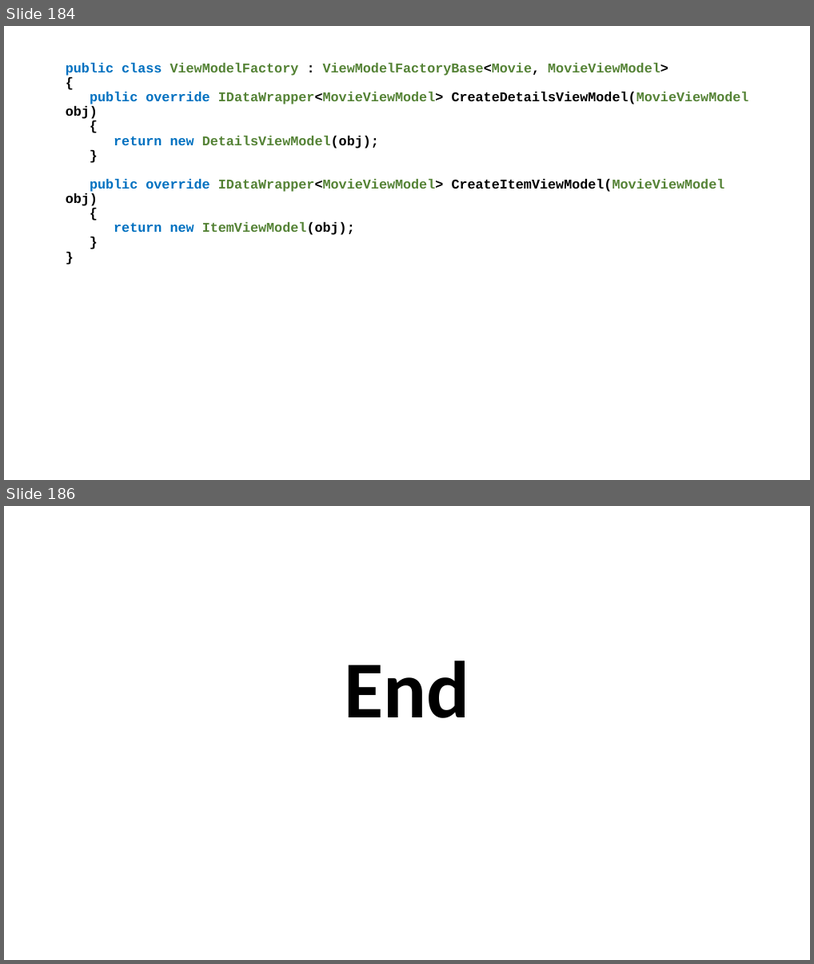
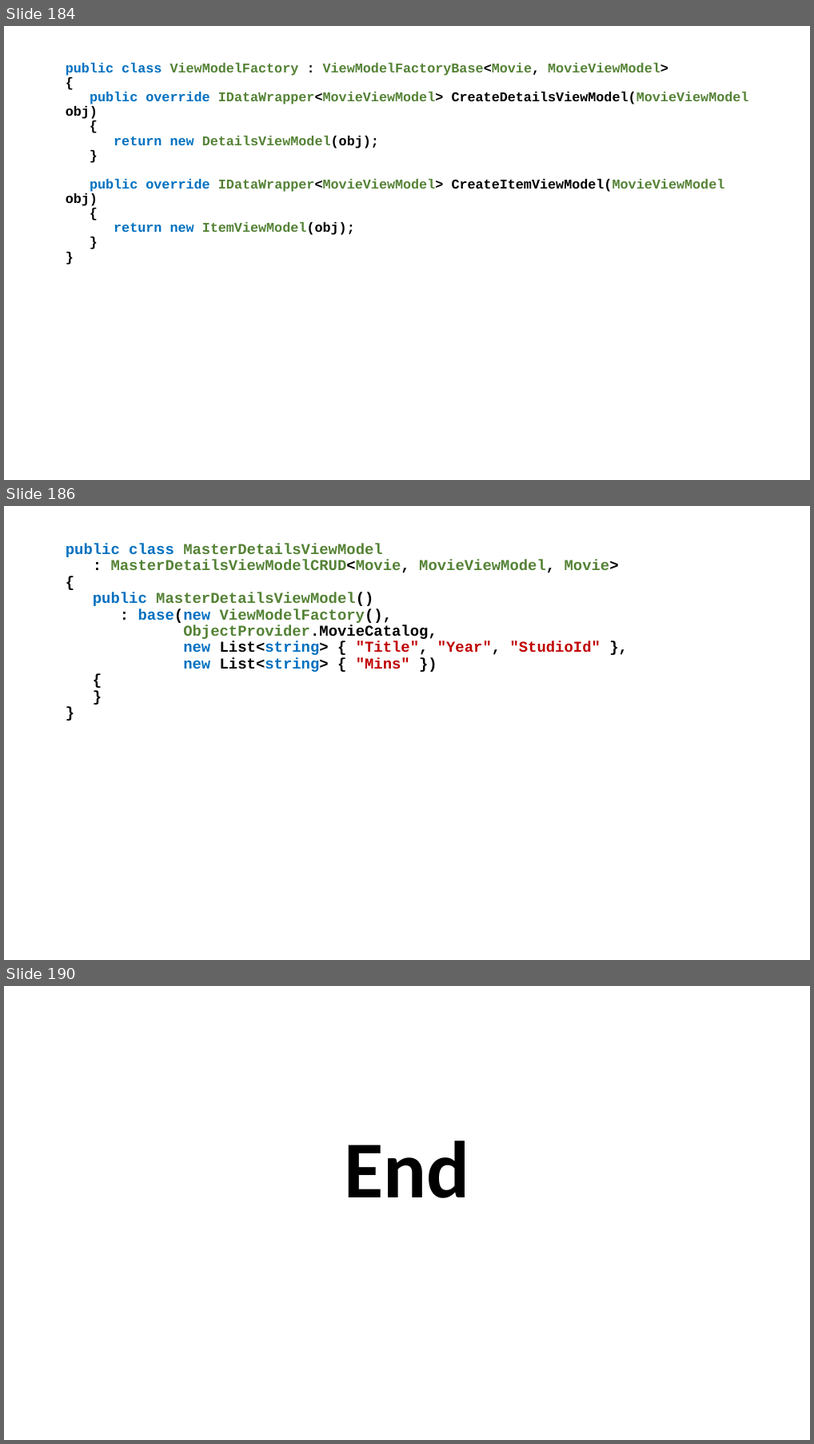
Before and after one commit to perl-easj/Teaching-materials, a slide deck: CSharpProgramming/Presentations/MVVMStarter Class Library.pptx. Shown one above the other, each under a label of ours: slides 184 and 186 before the commit, slides 184, 186 and 190 after it; the slides between them are not shown. The pictures are 814x964 and 814x1444 pixels, drawn with LibreOffice and Linux fonts; fonts in the diff are those of the drawing. Boxes give left, top, right and bottom in pixels: in the first picture for what was removed or moved away, otherwise in the second. Text is boxed around its words. In the diff, an @@ line names an element or a change of style, - is before the commit and + after.

```diff
--- a/CSharpProgramming/Presentations/MVVMStarter Class Library.pptx
+++ b/CSharpProgramming/Presentations/MVVMStarter Class Library.pptx
@@ slide 186 added at box(4, 506, 810, 960), background #FFFFFF @@
@@ text added at box(66, 544, 619, 672), 18 pt, text #548235, bold @@
+public class MasterDetailsViewModel
+: MasterDetailsViewModelCRUD<Movie, MovieViewModel, Movie>
+{
+public MasterDetailsViewModel()
+: base(new ViewModelFactory(),
+ObjectProvider.MovieCatalog,
+new List<string> { "Title", "Year", "StudioId" },
+new List<string> { "Mins" })
+{
+}
+}
@@ what was slide 186 is now slide 190 @@
```
Also in this commit, not shown: 1 slide changed, 3 other slides added.
